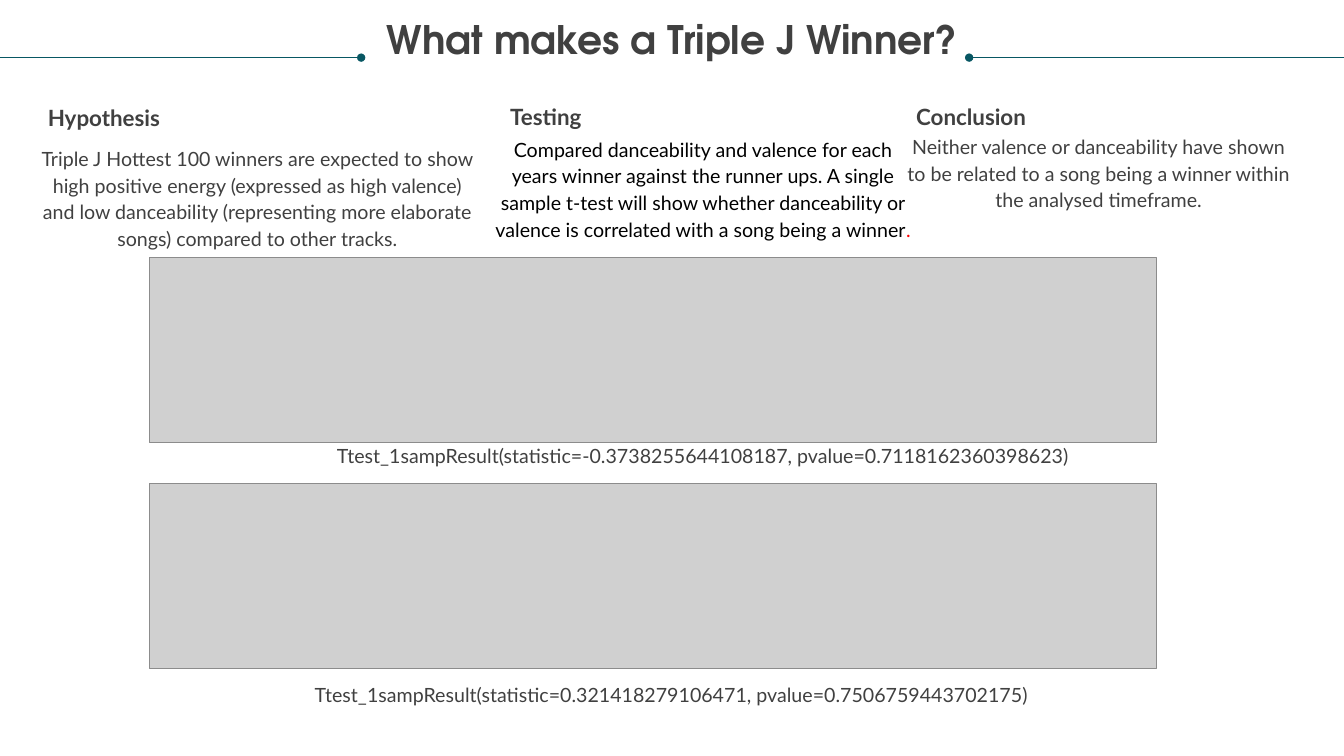
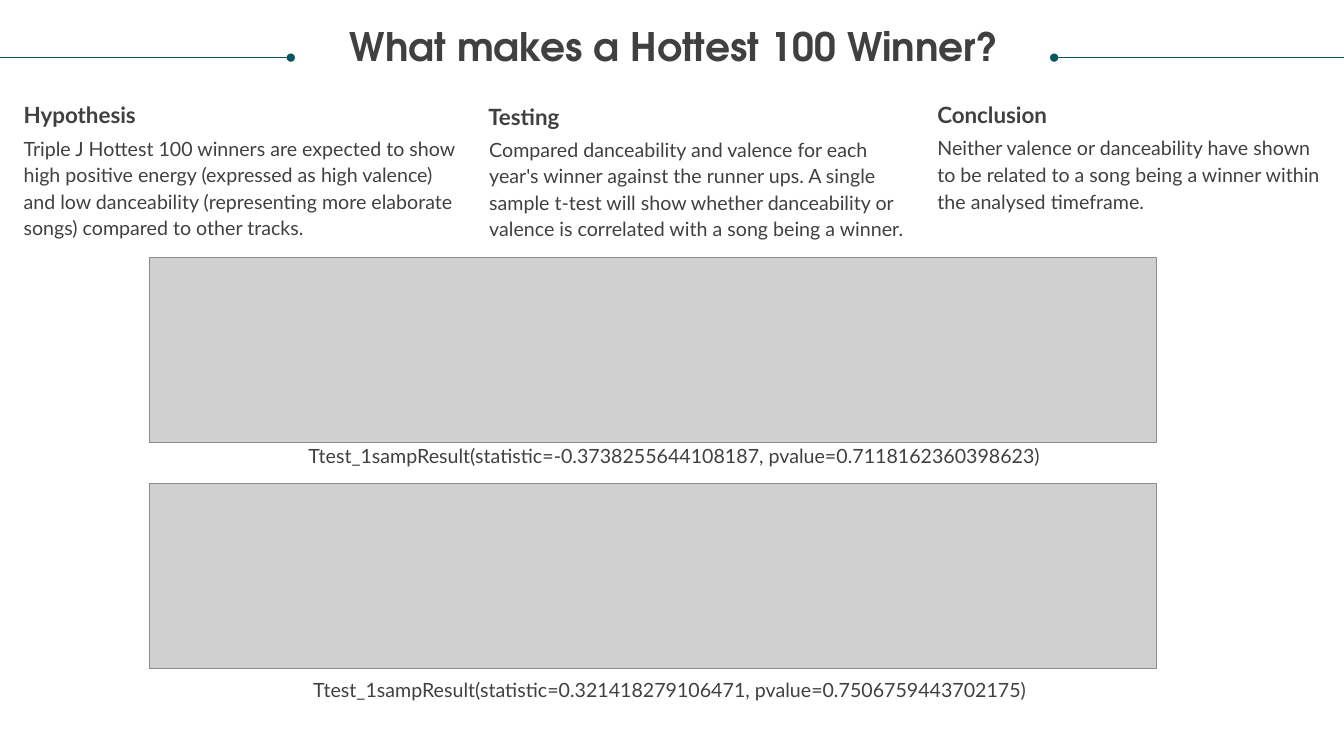
Before and after one commit to relaernu/project_1, a slide deck: slide 10 of Documents/Let the music speak.pptx (slide 11 before the commit). Drawn at 1344x756 pixels with LibreOffice and Linux fonts; fonts in the diff are those of the drawing; grey boxes stand for pictures. Boxes give left, top, right and bottom in pixels: in the first picture for what was removed or moved away, otherwise in the second. Text is boxed around its words. In the diff, an @@ line names an element or a change of style, - is before the commit and + after.

```diff
--- a/Documents/Let the music speak.pptx
+++ b/Documents/Let the music speak.pptx
@@ arrow moved from (0, 57) - (361, 57) to (0, 57) - (291, 57) @@
@@ text at <box>350,31,998,62</box>: text changed @@
-What makes a Triple J Winner?
+What makes a Hottest 100 Winner?
@@ arrow moved from (969, 57) - (1344, 57) to (1055, 57) - (1344, 57) @@
@@ text "Hypothesis": place and size @@
-text "Hypothesis" at <box>48,109,160,130</box>
+text "Hypothesis" at <box>24,106,136,127</box>
@@ text "Testing": place and size @@
-text "Testing" at <box>510,108,581,129</box>
+text "Testing" at <box>488,108,559,129</box>
@@ text "Conclusion": place and size @@
-text "Conclusion" at <box>916,108,1026,125</box>
+text "Conclusion" at <box>937,106,1047,123</box>
@@ text "Triple J Hottest 100 winners ...": place and size @@
-text "Triple J Hottest 100 winners ..." at <box>42,151,473,250</box>
+text "Triple J Hottest 100 winners ..." at <box>24,141,455,239</box>
@@ text "Triple J Hottest 100 winners ..." at <box>24,141,455,239</box>: alignment centre to left @@
@@ text at <box>489,142,903,240</box>: text changed; text colour #000000 to #404040 @@
-Compared danceability and valence for each years winner against the runner ups. A single sample t-test will show whether danceability or valence is correlated with a song being a winner.
+Compared danceability and valence for each year's winner against the runner ups. A single sample t-test will show whether danceability or valence is correlated with a song being a winner.
@@ text "Neither valence or danceability have ..." at <box>937,140,1320,213</box>: alignment centre to left @@
@@ text "Neither valence or danceability have ...": place and size @@
-text "Neither valence or danceability have ..." at <box>907,139,1290,211</box>
+text "Neither valence or danceability have ..." at <box>937,140,1320,213</box>
@@ text "Ttest_1sampResult(statistic=-0.3738255644108187, pvalue=0.71 ...": place and size @@
-text "Ttest_1sampResult(statistic=-0.3738255644108187, pvalue=0.71 ..." at <box>337,448,1068,467</box>
+text "Ttest_1sampResult(statistic=-0.3738255644108187, pvalue=0.71 ..." at <box>308,448,1040,467</box>
@@ text "Ttest_1sampResult(statistic=0.321418279106471, pvalue=0.7506 ...": place and size @@
-text "Ttest_1sampResult(statistic=0.321418279106471, pvalue=0.7506 ..." at <box>315,687,1027,706</box>
+text "Ttest_1sampResult(statistic=0.321418279106471, pvalue=0.7506 ..." at <box>313,682,1026,701</box>
```
Also in this commit, not shown: 14 other slides changed, 1 slide removed.
